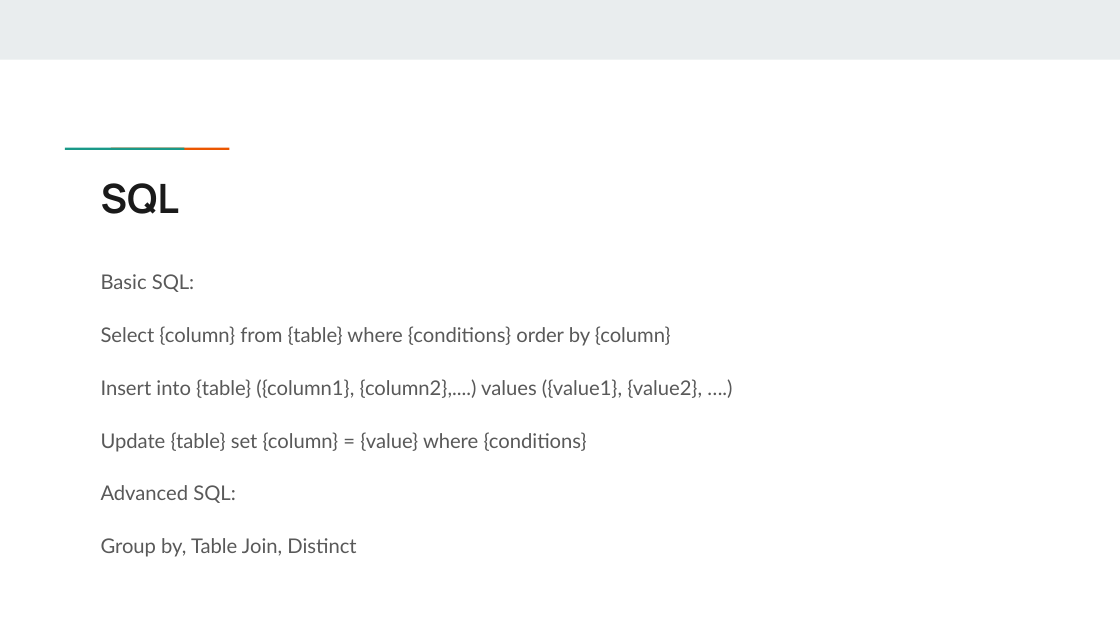
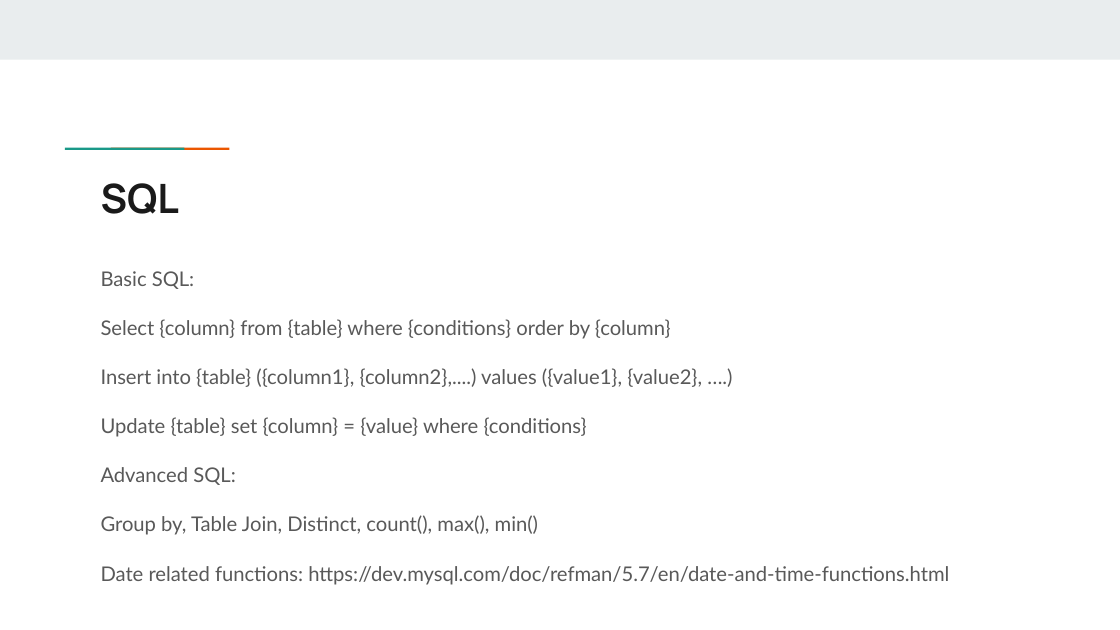
Before and after one commit to liangduo1993/javaee, a slide deck: slide 53 of JaveEE.pptx. Drawn at 1120x630 pixels with LibreOffice and Linux fonts; fonts in the diff are those of the drawing; background and template pictures are left out. Boxes give left, top, right and bottom in pixels: in the first picture for what was removed or moved away, otherwise in the second. Text is boxed around its words. In the diff, an @@ line names an element or a change of style, - is before the commit and + after.

Commit message:
ppt

```diff
--- a/JaveEE.pptx
+++ b/JaveEE.pptx
@@ text at [101, 271, 702, 485]: line spacing 1.15 to 1 @@
@@ text at [101, 515, 949, 585]: text changed @@
-Group by, Table Join, Distinct
+Group by, Table Join, Distinct, count(), max(), min()
+Date related functions: https://dev.mysql.com/doc/refman/5.7/en/date-and-time-functions.html
```
